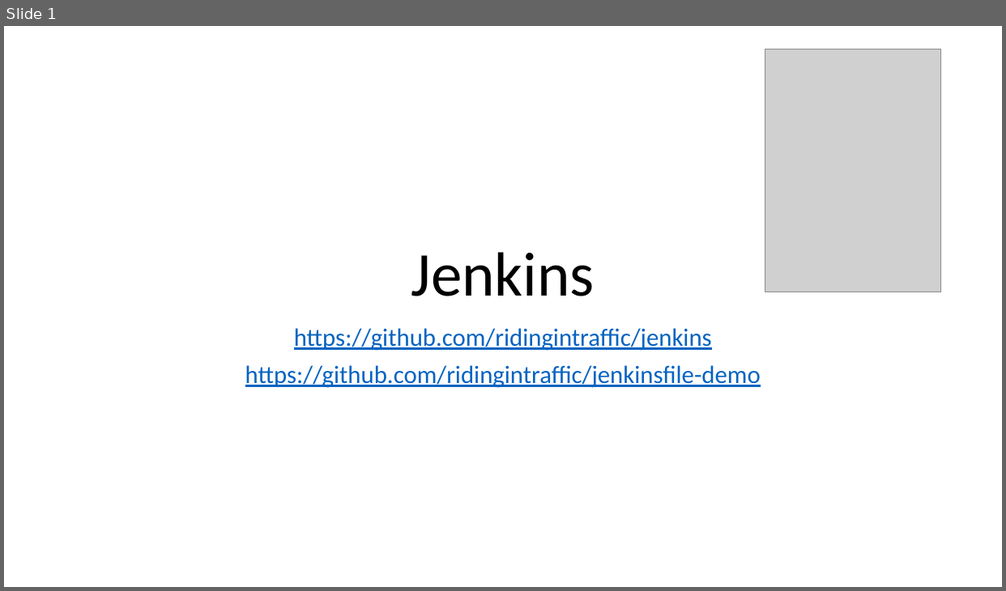
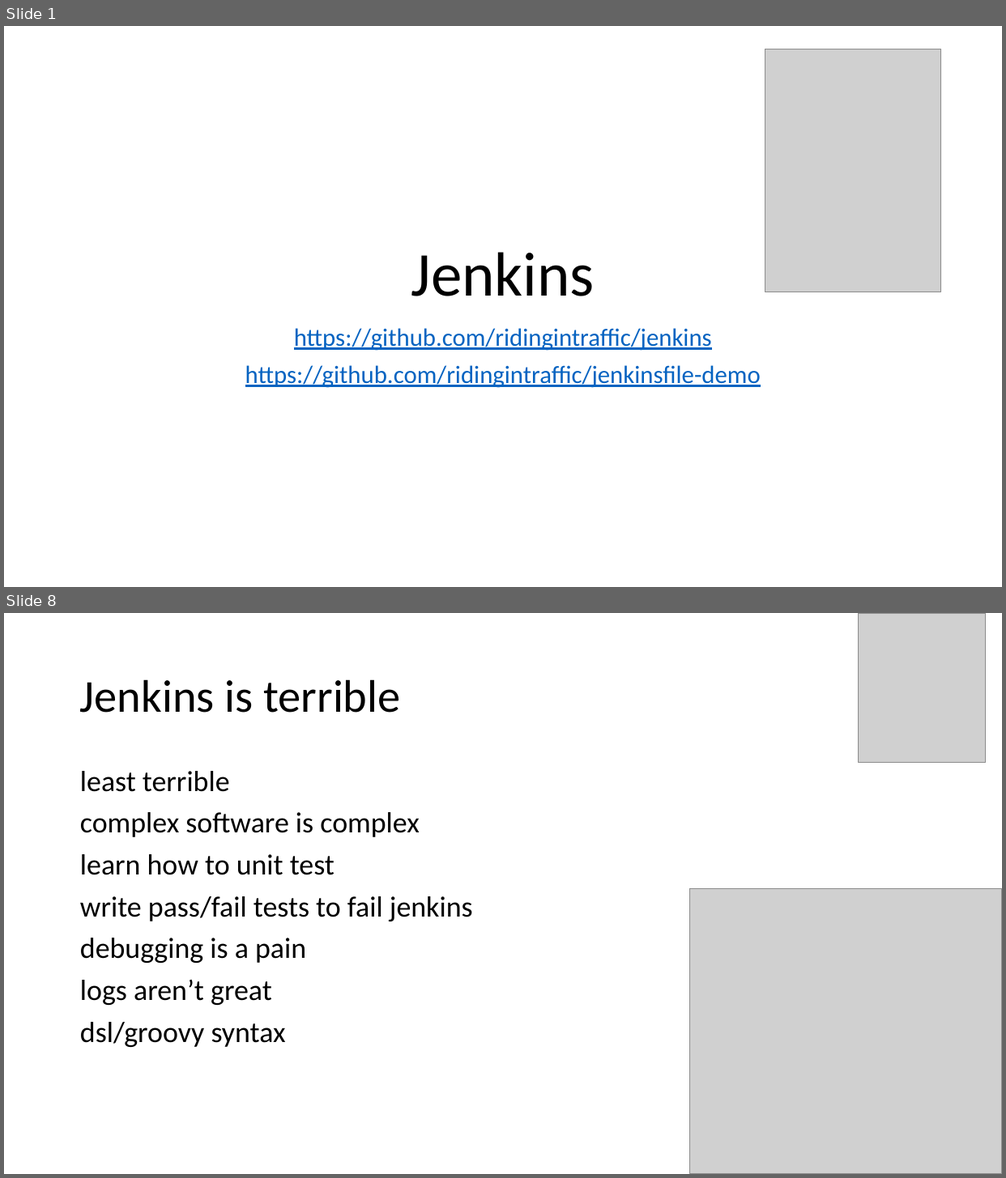
Before and after one commit to ridingintraffic/jenkins, a slide deck: jenkins.pptx. Shown one above the other, each under a label of ours: slide 1 before the commit, slides 1 and 8 after it; the slides between them are not shown. The pictures are 1006x591 and 1006x1178 pixels, drawn with LibreOffice and Linux fonts; fonts in the diff are those of the drawing; grey boxes stand for pictures. Boxes give left, top, right and bottom in pixels: in the first picture for what was removed or moved away, otherwise in the second. Text is boxed around its words. In the diff, an @@ line names an element or a change of style, - is before the commit and + after.

```diff
--- a/jenkins.pptx
+++ b/jenkins.pptx
@@ slide 8 added at [4,613,1002,1174], background #FFFFFF @@
@@ picture added at [859,613,986,763] @@
@@ title added at [80,679,400,713], 44 pt, text #000000 @@
+Jenkins is terrible
@@ text added at [80,771,473,1047], 28 pt, text #000000 @@
+least terrible
+complex software is complex
+learn how to unit test
+write pass/fail tests to fail jenkins
+debugging is a pain
+logs aren’t great
+dsl/groovy syntax
@@ picture added at [691,888,1002,1174] @@
```
Also in this commit, not shown: 1 slide changed, 9 other slides added, 1 other file.
